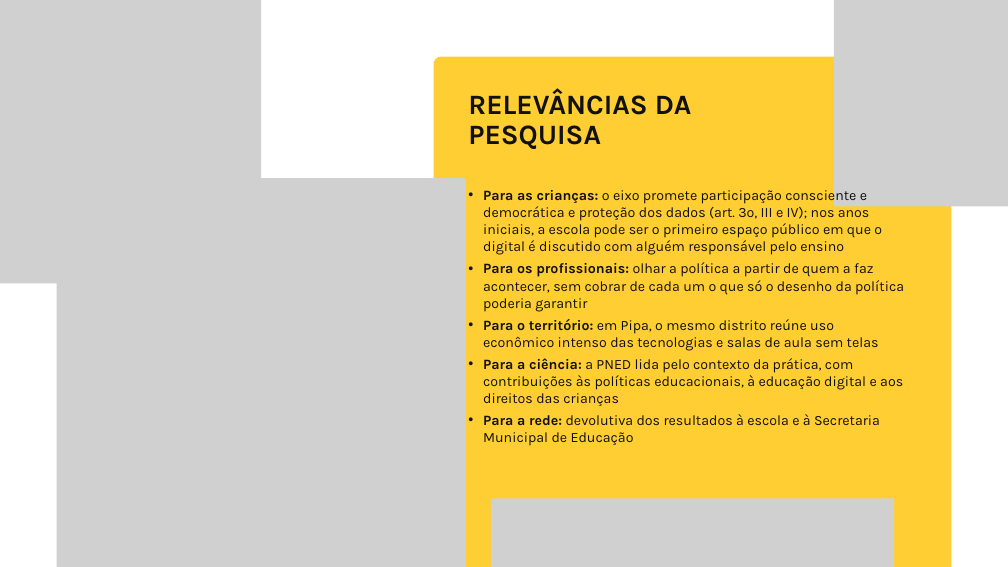
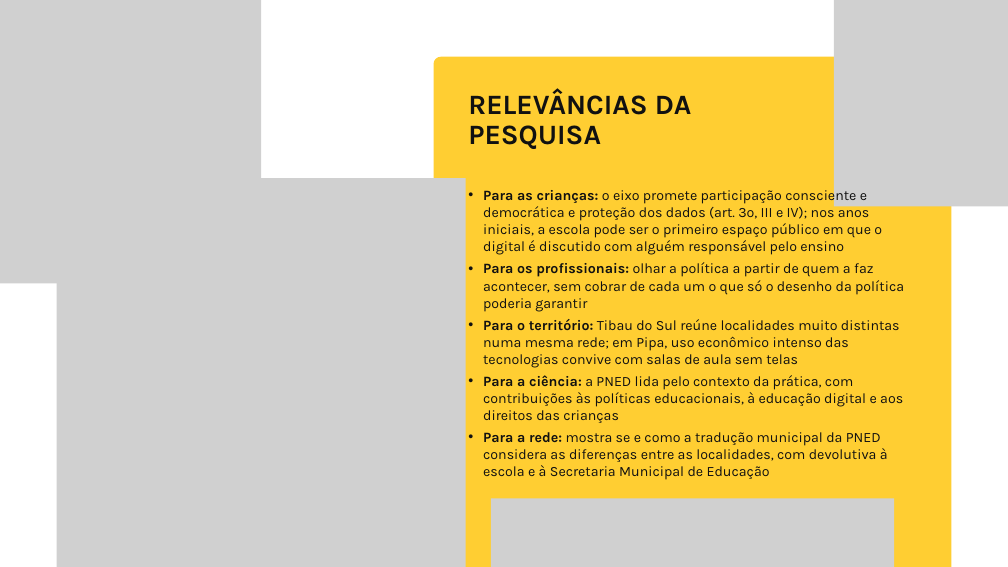
Before and after one commit to yzynya-beep/Tese, a slide deck: slide 7 of apresentacao_qualificacao/Qualificacao_PNED_Pipa.pptx. Drawn at 1008x567 pixels with LibreOffice and Linux fonts; fonts in the diff are those of the drawing; grey boxes stand for pictures; background and template pictures are left out. Boxes give left, top, right and bottom in pixels: in the first picture for what was removed or moved away, otherwise in the second. Text is boxed around its words. In the diff, an @@ line names an element or a change of style, - is before the commit and + after.

```diff
--- a/apresentacao_qualificacao/Qualificacao_PNED_Pipa.pptx
+++ b/apresentacao_qualificacao/Qualificacao_PNED_Pipa.pptx
@@ text at bbox=[483, 319, 900, 368]: text changed @@
-• Para o território: em Pipa, o mesmo distrito reúne uso econômico intenso das tecnologias e salas de aula sem telas
+• Para o território: Tibau do Sul reúne localidades muito distintas numa mesma rede; em Pipa, uso econômico intenso das tecnologias convive com salas de aula sem telas
@@ text at bbox=[483, 432, 888, 480]: text changed @@
-• Para a rede: devolutiva dos resultados à escola e à Secretaria Municipal de Educação
+• Para a rede: mostra se e como a tradução municipal da PNED considera as diferenças entre as localidades, com devolutiva à escola e à Secretaria Municipal de Educação
```
Also in this commit, not shown: 15 other slides changed, 1 slide added, 5 other files.
